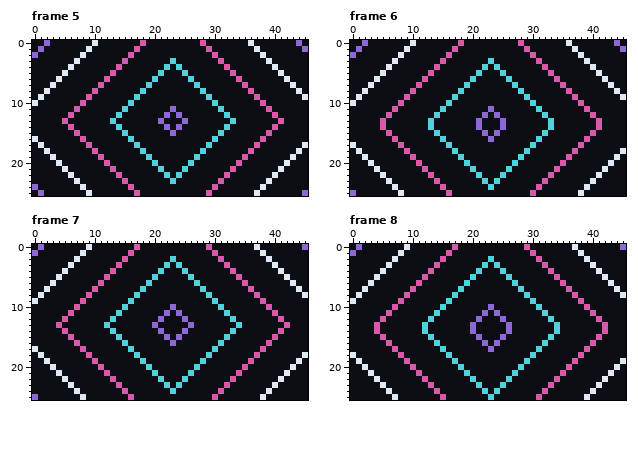
A pixel-art file gets an edit: art/screen-hypno.aseprite. Above is the file before it was changed.
46x26 pixels, 80 frames. Shown: frame 5, frame 6, frame 7, frame 8. The commit also changed other frames, which this record leaves out.
And afterwards:
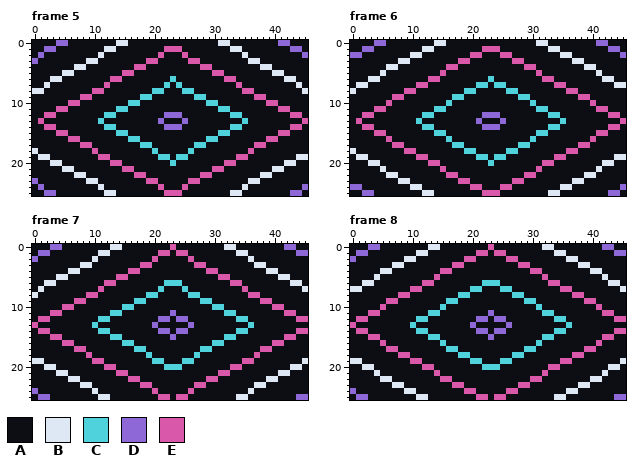
Palette (. is transparent): A #0c0e14  B #dee8f5  C #4fd2dc  D #8e68d6  E #da58aa
Commit: refine: preserve hypno aspect while extending lines
The exact change:
Changed rows in their new state; - is an unchanged pixel.
Frame 5:
first column x 0:
 0 --A-DD----A---BB--A---------A--BB---A----DD-A-
 1 -ADD-----A--BB---A----EEE----A---BB--A-----DDA
 2 AD------A--B----A----E---E----A----B--A------D
 3 D------A-BB----A---EE--A--EE---A----BB-A------
 4 ------ABB-----A--EE---A-A---EE--A-----BBA-----
 5 ------B------A-EE----A---A----EE-A------B-----
 6 ---B--------AEE-----A--C--A-----EEA--------B--
 7 --BA-------AE------A--C-C--A------EA-------AB-
 8 BBA--------E------A-CC---CC-A------E--------AB
 9 -A------E--------ACC-------CCA--------E------A
10 A-----EEA--------C-----------C--------AEE-----
11 ----EE-A------C--------A--------C------A-EE---
12 --EE--A-----CCA--------D--------ACC-----A--EE-
13 -E---A-----C-A-------------------A-C-----A---E
14 --EE--A-----CCA--------D--------ACC-----A--EE-
15 ----EE-A------C--------A--------C------A-EE---
16 A-----EEA--------C-----------C--------AEE-----
17 -A------E--------ACC-------CCA--------E------A
18 B-A---------------A-C-----C-A---------------A-
19 -BBA--------E------A-CC-CC-A------E--------ABB
20 ---B--------AEE-----A--C--A-----EEA--------B--
21 ------B------A-EE----A---A----EE-A------B-----
22 ------ABB-----A--EE---A-A---EE--A-----BBA-----
23 D------A-BB----A---EE--A--EE---A----BB-A------
24 AD------A--B----A----E---E----A----B--A------D
25 -ADD-----A--BB---A----EEE----A---BB--A-----DDA
Frame 6:
first column x 0:
 0 --A-DD----A---BB--A---------A--BB---A----DD-A-
 1 -ADD-----A--BB---A----EEE----A---BB--A-----DDA
 2 -D------A-BB----A---EE---EE---A----BB-A------D
 3 -------ABB-----A--EE---A---EE--A-----BBA------
 4 -------B------A-EE----A-A----EE-A------B------
 5 -------------A-E-----A---A-----E-A------------
 6 ---B--------AEE-----A--C--A-----EEA--------B--
 7 -BBA--------E------A-CC-CC-A------E--------ABB
 8 B-A------E--------ACC-----CCA--------E------A-
 9 -A-----EEA--------C---------C--------AEE-----A
10 A-----E-A-----------------------------A-E-----
11 ----EE-A------C--------A--------C------A-EE---
12 --EE--A-----CCA--------D--------ACC-----A--EE-
13 -E---A-----C-A-------------------A-C-----A---E
14 --EE-A------C--------ADDDA--------C------A-EE-
15 ----EEA--------C------A-A------C--------AEE---
16 ------EA-------AC------A------CA-------AE-----
17 A------E--------ACC---------CCA--------E------
18 BA--------E------A-CC-----CC-A------E--------A
19 -B--------AEE-----A--CC-CC--A-----EEA--------B
20 ----B------A-EE----A---C---A----EE-A------B---
21 ----AB------A--E----A-----A----E--A------BA---
22 -----ABB-----A--EE---A---A---EE--A-----BBA----
23 ------A-BB----A---EE--A-A--EE---A----BB-A-----
24 DD-----A--BB---A----EE-A-EE----A---BB--A-----D
25 A-DD----A---BB--A-----EEE-----A--BB---A----DD-
Frame 7:
first column x 0:
 0 -A-DD----A---BB--A-----E-----A--BB---A----DD-A
 1 ADD-----A--BB---A----EE-EE----A---BB--A-----DD
 2 D------A--B----A----E--A--E----A----B--A------
 3 ------A-BB----A---EE--A-A--EE---A----BB-A-----
 4 -----ABB-----A--EE---A---A---EE--A-----BBA----
 5 -----B------A-EE----A-----A----EE-A------B----
 6 --B--------AEE-----A--CCC--A-----EEA--------B-
 7 -BA-------AE------A--C---C--A------EA-------AB
 8 BA--------E------A-CC-----CC-A------E--------A
 9 A------E--------ACC---------CCA--------E------
10 -----EEA--------C------A------C--------AEE----
11 ---EE-A------C--------ADA--------C------A-EE--
12 -EE--A-----CCA--------D-D--------ACC-----A--EE
13 E---A-----C-A---------------------A-C-----A---
14 -EE--A-----CCA--------D-D--------ACC-----A--EE
15 ---EE-A------C--------ADA--------C------A-EE--
16 -----EEA--------C------A------C--------AEE----
17 A------E--------ACC---------CCA--------E------
18 -A---------------A-C-------C-A---------------A
19 BBA--------E------A-CC---CC-A------E--------AB
20 --B--------AEE-----A--CCC--A-----EEA--------B-
21 -----B------A-EE----A-----A----EE-A------B----
22 -----ABB-----A--EE---A---A---EE--A-----BBA----
23 ------A-BB----A---EE--A-A--EE---A----BB-A-----
24 D------A--B----A----E--A--E----A----B--A------
25 ADD-----A--BB---A----EE-EE----A---BB--A-----DD
Frame 8:
first column x 0:
 0 -A-DD----A---BB--A-----E-----A--BB---A----DD-A
 1 ADD-----A--BB---A----EE-EE----A---BB--A-----DD
 2 D------A-BB----A---EE--A--EE---A----BB-A------
 3 ------ABB-----A--EE---A-A---EE--A-----BBA-----
 4 ------B------A-EE----A---A----EE-A------B-----
 5 ------------A-E-----A-----A-----E-A-----------
 6 --B--------AEE-----A--CCC--A-----EEA--------B-
 7 BBA--------E------A-CC---CC-A------E--------AB
 8 -A------E--------ACC-------CCA--------E------A
 9 A-----EEA--------C-----------C--------AEE-----
10 -----E-A---------------A---------------A-E----
11 ---EE-A------C--------ADA--------C------A-EE--
12 -EE--A-----CCA--------D-D--------ACC-----A--EE
13 E---A-----C-A---------------------A-C-----A---
14 -EE-A------C--------ADD-DDA--------C------A-EE
15 ---EEA--------C------A-D-A------C--------AEE--
16 -----EA-------AC------A-A------CA-------AE----
17 ------E--------ACC-----A-----CCA--------E-----
18 A--------E------A-CC-------CC-A------E--------
19 B--------AEE-----A--CC---CC--A-----EEA--------
20 ---B------A-EE----A---CCC---A----EE-A------B--
21 ---AB------A--E----A-------A----E--A------BA--
22 ----ABB-----A--EE---A-----A---EE--A-----BBA---
23 -----A-BB----A---EE--A---A--EE---A----BB-A----
24 D-----A--BB---A----EE-A-A-EE----A---BB--A-----
25 -DD----A---BB--A-----EEAEE-----A--BB---A----DD
Boxes around the changes in both pictures, in picture pixels (x1, y1, x2, y2):
changed: (32, 40, 308, 196)
changed: (350, 40, 626, 196)
changed: (32, 244, 308, 400)
changed: (350, 244, 626, 400)
